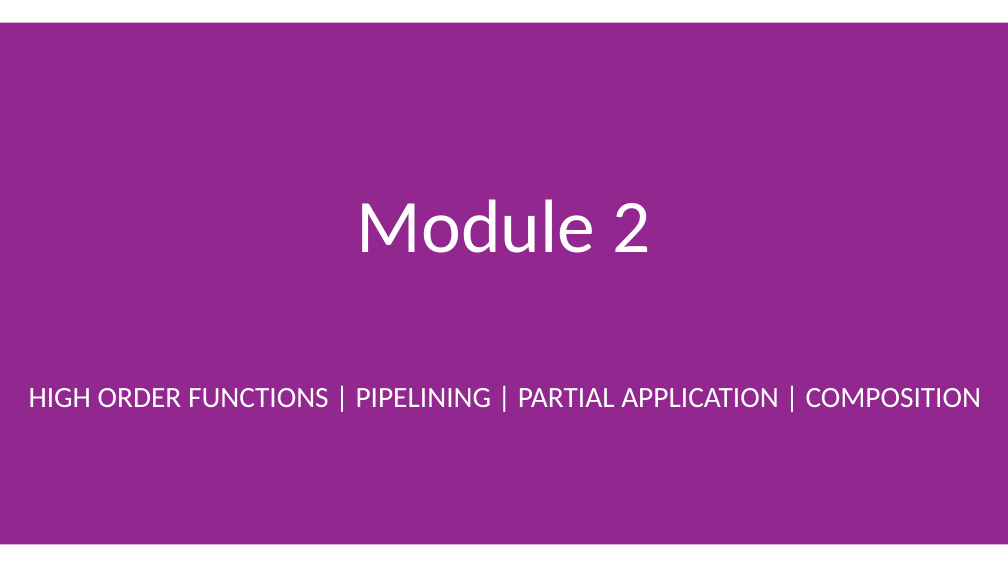
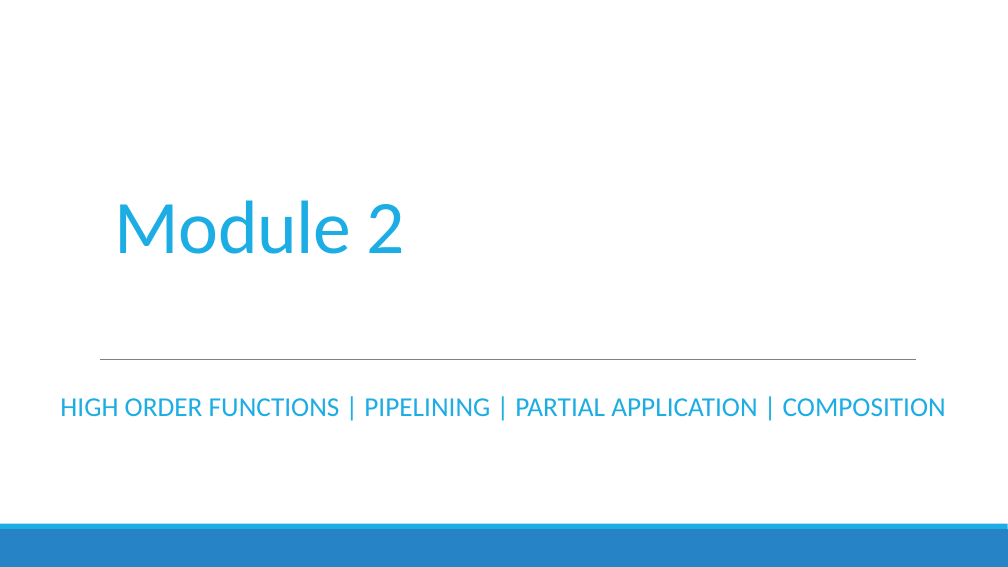
Before and after one commit to jorgef/fsharpworkshop, a slide deck: slide 29 of FSharpWorkshop_Slides.pptx (slide 32 before the commit). Drawn at 1008x567 pixels with LibreOffice and Linux fonts; fonts in the diff are those of the drawing. Boxes give left, top, right and bottom in pixels: in the first picture for what was removed or moved away, otherwise in the second. Text is boxed around its words. In the diff, an @@ line names an element or a change of style, - is before the commit and + after.

```diff
--- a/FSharpWorkshop_Slides.pptx
+++ b/FSharpWorkshop_Slides.pptx
@@ rectangle removed at <box>0,23,1008,544</box> @@
@@ title "Module 2" at <box>115,200,405,254</box>: text colour #FFFFFF to #1CADE4, letter spacing 0 to -0.5 pt; alignment centre to left; line spacing 0.9 to 0.85 @@
@@ line added from (100, 359) to (917, 359), #808080 0.5 pt @@
@@ text "HIGH ORDER FUNCTIONS | PIPELINING ...": place and size @@
-text "HIGH ORDER FUNCTIONS | PIPELINING ..." at <box>29,388,981,407</box>
+text "HIGH ORDER FUNCTIONS | PIPELINING ..." at <box>60,398,946,417</box>
@@ text "HIGH ORDER FUNCTIONS | PIPELINING ..." at <box>60,398,946,417</box>: size 28 to 26 pt, text colour #FFFFFF to #1CADE4 @@
@@ rectangle added at <box>0,529,1008,567</box>, fill #2683C6 @@
@@ rectangle added at <box>0,524,1008,529</box>, fill #1CADE4 @@
```
Also in this commit, not shown: 80 other slides changed, 2 slides added, 5 slides removed, 1 other file.
